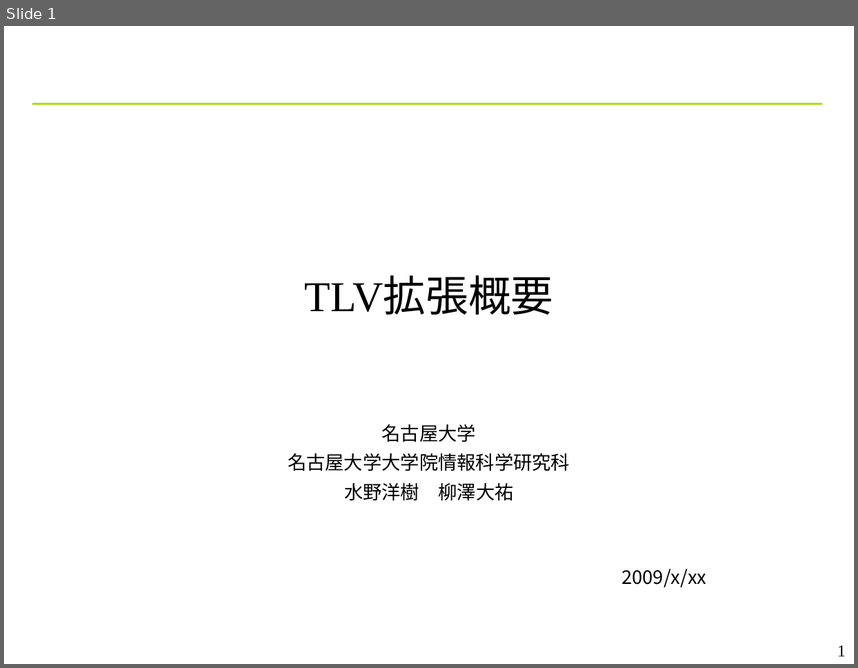
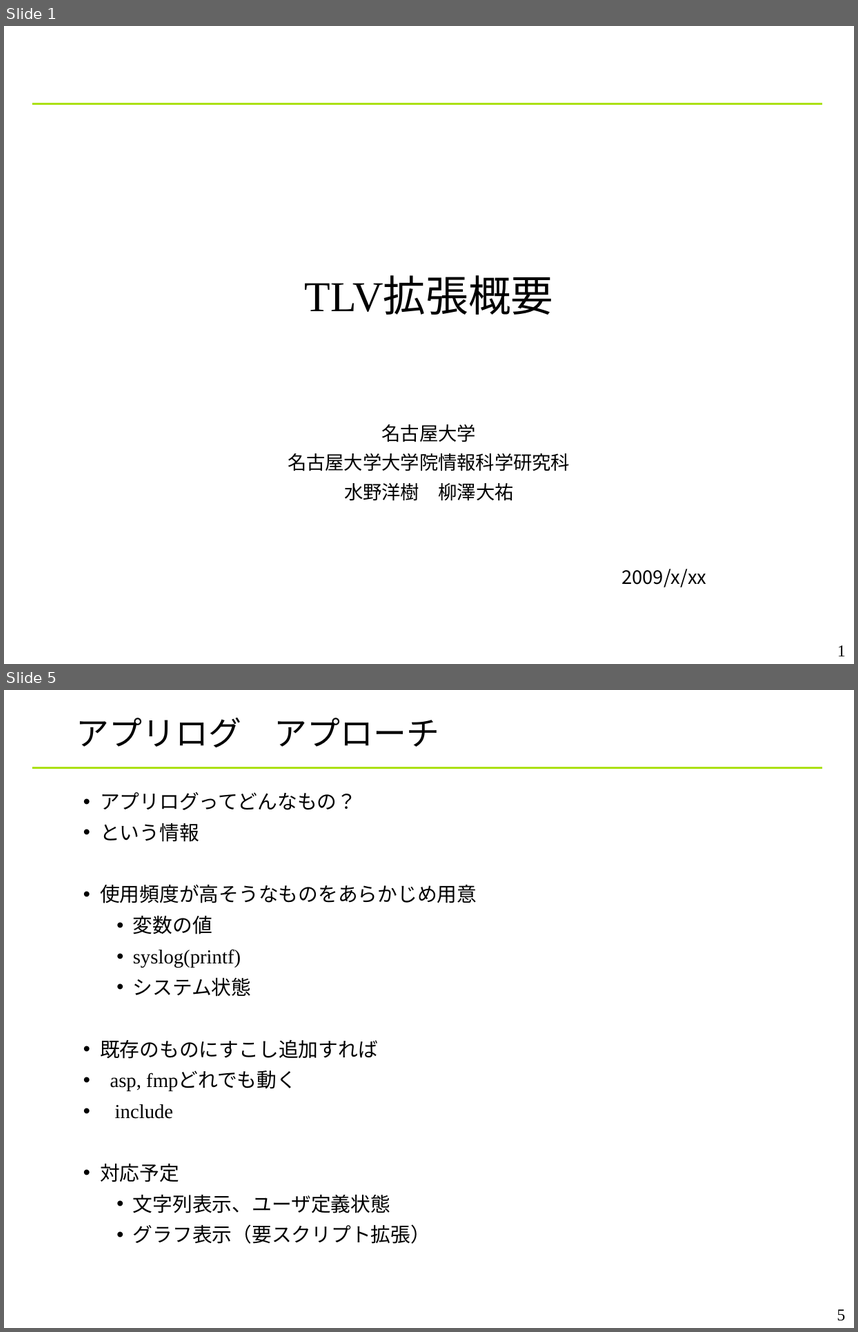
Before and after one commit to YixiaoLi/tlv4mc, a slide deck: doc/phase4/toppers_conference.ppt. Shown one above the other, each under a label of ours: slide 1 before the commit, slides 1 and 5 after it; the slides between them are not shown. The pictures are 858x668 and 858x1332 pixels, drawn with LibreOffice and Linux fonts; fonts in the diff are those of the drawing; background and template pictures are left out. Boxes give left, top, right and bottom in pixels: in the first picture for what was removed or moved away, otherwise in the second. Text is boxed around its words. In the diff, an @@ line names an element or a change of style, - is before the commit and + after.

```diff
--- a/doc/phase4/toppers_conference.ppt
+++ b/doc/phase4/toppers_conference.ppt
@@ slide 5 added at box(4, 690, 854, 1328), background #FFFFFF; not listed: 1 template element that a slide beside it also shows @@
@@ title added at box(76, 718, 439, 748), 28 pt, text #000000 @@
+アプリログ アプローチ
@@ text added at box(100, 792, 477, 1243), 16.8 pt, text #000000 @@
+• アプリログってどんなもの？
+• という情報
+• 使用頻度が高そうなものをあらかじめ用意
+  • 変数の値
+  • syslog(printf)
+  • システム状態
+• 既存のものにすこし追加すれば
+• asp, fmpどれでも動く
+• include
+• 対応予定
+  • 文字列表示、ユーザ定義状態
+  • グラフ表示（要スクリプト拡張）
@@ page number added at box(837, 1309, 845, 1321), 14 pt, text #000000 @@
+5
```
Also in this commit, not shown: 6 slides changed, 1 other slide added, 1 other file.
